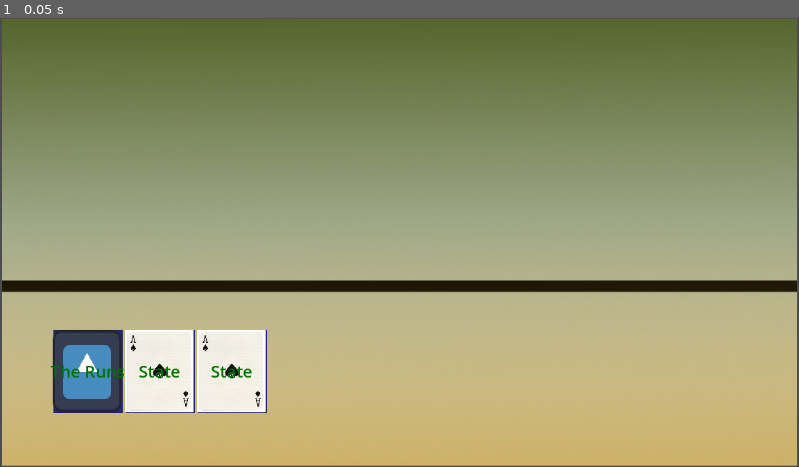
Above: before the commit, frame 1.
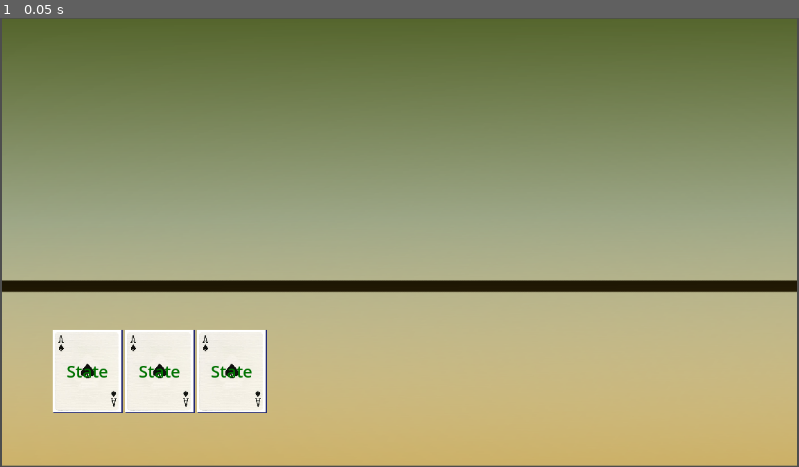
Above: after the commit, the same moment.

Repository: ConstantinBalan/excuse-me
Game: Godot game, scene res://Main Scenes/Apartment/apartment.tscn
Two runs of this game, one before a commit and one after it. Both use one fixed random seed, a clock stepped at 60 frames per second and the inputs below. The engine's default icon, where the game draws it, is replaced by a stand-in: a white triangle on a blue panel in a dark square.
Inputs:
- Up to frame 1 (0.05 s): no input

The runs differ from the first frame. In frame 1, 1.6% of the frame differs, in the area x 6-16%, y 69-88%.
Error before the commit: Invalid access to property or key 'card_texture' on a base object of type 'Nil'. (res://game_objects/card/card.gd:10)
Error after the commit: Invalid access to property or key 'card_texture' on a base object of type 'Nil'. (res://game_objects/card/card.gd:12)

Commit message:
Adding card stats, and card state machine

Diff:
--- a/Main Scenes/Apartment/apartment.tscn
+++ b/Main Scenes/Apartment/apartment.tscn
@@ -1,9 +1,8 @@
-[gd_scene load_steps=6 format=3 uid="uid://1lkvdd4df0p3"]
+[gd_scene load_steps=5 format=3 uid="uid://1lkvdd4df0p3"]
 
 [ext_resource type="Texture2D" uid="uid://ssd1xa30atqh" path="res://assets/Apartment.png" id="1_s7ihx"]
 [ext_resource type="PackedScene" uid="uid://dplixbn470yd7" path="res://hand_root.tscn" id="2_rhhlq"]
 [ext_resource type="PackedScene" uid="uid://c21huh347s2ug" path="res://game_objects/card/card_ui.tscn" id="3_xuagx"]
-[ext_resource type="Resource" uid="uid://dk6xa606gslde" path="res://Resources/card.tres" id="4_luspk"]
 
 [sub_resource type="RectangleShape2D" id="RectangleShape2D_s7ihx"]
 size = Vector2(1142, 377)
@@ -39,7 +38,6 @@
 
 [node name="CardUI" parent="EventUI/Hand_Root" instance=ExtResource("3_xuagx")]
 layout_mode = 2
-card_data = ExtResource("4_luspk")
 
 [node name="CardUI2" parent="EventUI/Hand_Root" instance=ExtResource("3_xuagx")]
 layout_mode = 2
--- /dev/null
+++ b/Resources/Card Types/GrandmaDied.tres
@@ -0,0 +1,12 @@
+[gd_resource type="Resource" script_class="CardStats" load_steps=3 format=3 uid="uid://cwwxiff6d7dgx"]
+
+[ext_resource type="Texture2D" uid="uid://luc5g73y5g8n" path="res://assets/card_background.jpg" id="1_qj3fs"]
+[ext_resource type="Script" uid="uid://disngqtd7hbjl" path="res://Resources/Resource Scripts/card_stats.gd" id="1_x1sab"]
+
+[resource]
+script = ExtResource("1_x1sab")
+card_texture = ExtResource("1_qj3fs")
+card_name = "Grandma Died"
+card_cost = 10
+card_type = 1
+metadata/_custom_type_script = "uid://disngqtd7hbjl"
--- /dev/null
+++ b/Resources/Card Types/TheRuns.tres
@@ -0,0 +1,9 @@
+[gd_resource type="Resource" script_class="CardStats" load_steps=3 format=3 uid="uid://dk6xa606gslde"]
+
+[ext_resource type="Texture2D" uid="uid://dmmtl3x0ndqn1" path="res://assets/icon.svg" id="1_2jnot"]
+[ext_resource type="Script" uid="uid://disngqtd7hbjl" path="res://Resources/Resource Scripts/card_stats.gd" id="2_d8c34"]
+
+[resource]
+script = ExtResource("2_d8c34")
+card_texture = ExtResource("1_2jnot")
+card_cost = 1
--- /dev/null
+++ b/Resources/Card Types/tired.tres
@@ -0,0 +1,7 @@
+[gd_resource type="Resource" script_class="CardStats" load_steps=2 format=3 uid="uid://dgesk4vmcuq46"]
+
+[ext_resource type="Script" uid="uid://disngqtd7hbjl" path="res://Resources/Resource Scripts/card_stats.gd" id="1_wusvc"]
+
+[resource]
+script = ExtResource("1_wusvc")
+metadata/_custom_type_script = "uid://disngqtd7hbjl"
--- a/Resources/Resource Scripts/card_stats.gd
+++ b/Resources/Resource Scripts/card_stats.gd
@@ -1,9 +1,15 @@
 class_name CardStats
 extends Resource
 
+## The image for the card
 @export var card_texture: Texture2D
 
-@export var card_name := "Card Name"
-@export var card_cost := 2
+## The card name
+@export var card_name : String
 
-@export var card_type := ""
+## The card cost is the amount of points that the card will take up in the deck
+@export_range(1,10,1) var card_cost : int
+
+
+## The card type determines which type of event the card is most effective against
+@export var card_type : CardType.card_type
--- /dev/null
+++ b/Resources/Resource Scripts/card_type.gd
@@ -0,0 +1,4 @@
+class_name CardType
+extends Resource
+
+enum card_type {FRIENDS, FAMILY, WORK}
--- a/Resources/card.tres
+++ /dev/null
@@ -1,11 +0,0 @@
-[gd_resource type="Resource" script_class="CardStats" load_steps=3 format=3 uid="uid://dk6xa606gslde"]
-
-[ext_resource type="Texture2D" uid="uid://dmmtl3x0ndqn1" path="res://assets/icon.svg" id="1_yu4vl"]
-[ext_resource type="Script" uid="uid://disngqtd7hbjl" path="res://Resources/Resource Scripts/card_stats.gd" id="2_qbrfv"]
-
-[resource]
-script = ExtResource("2_qbrfv")
-card_texture = ExtResource("1_yu4vl")
-card_name = "The Runs"
-card_cost = 5
-card_type = "Body"
--- a/autoloads/game_manager.gd
+++ b/autoloads/game_manager.gd
@@ -1,3 +1 @@
 extends Node
-
-enum event_type {FAMILY, FRIENDS, WORK}
--- a/game_objects/card/card.gd
+++ b/game_objects/card/card.gd
@@ -6,6 +6,8 @@
 
 @export var card_data: CardStats
 
+signal reparent_requested(which_card_ui: Card)
+
 func _ready():
 	card_image.texture = card_data.card_texture
 	card_name.text = card_data.card_name
--- /dev/null
+++ b/game_objects/card/card_base_state.gd
@@ -0,0 +1 @@
+extends CardState
--- /dev/null
+++ b/game_objects/card/card_states/card_state.gd
@@ -0,0 +1,28 @@
+class_name CardState
+extends Node
+
+enum State {BASE, CLICKED, DRAGGING, AIMING, RELEASED}
+
+signal transition_requested(from: CardState, to: State)
+
+@export var state: State
+
+var card_ui: Card
+
+func enter() -> void:
+	pass
+
+func exit() -> void:
+	pass
+
+func on_input(_event: InputEvent) -> void:
+	pass
+
+func on_gui_input(_event: InputEvent) -> void:
+	pass
+
+func on_mouse_entered() -> void:
+	pass
+
+func on_mouse_exited() -> void:
+	pass
--- /dev/null
+++ b/game_objects/card/card_states/card_state_machine.gd
@@ -0,0 +1,48 @@
+class_name CardStateMachine
+extends Node
+
+@export var initial_state: CardState
+
+var current_state: CardState
+var states := {}
+
+func init(card: Card) -> void:
+	for child in get_children():
+		if child is CardState:
+			states[child.state] = child
+			child.transition_requested.connect(_on_transition_requested)
+			child.card_ui = card
+
+	if initial_state:
+		initial_state.enter()
+		current_state = initial_state
+
+func on_input(event: InputEvent) -> void:
+	if current_state:
+		current_state.on_input(event)
+
+func on_gui_input(event: InputEvent) -> void:
+	if current_state:
+		current_state.on_gui_input(event)
+
+func on_mouse_entered() -> void:
+	if current_state:
+		current_state.on_mouse_entered()
+
+func on_mouse_exited() -> void:
+	if current_state:
+		current_state.on_mouse_exited()
+
+func _on_transition_requested(from: CardState, to: CardState.State) -> void:
+	if from != current_state:
+		return
+
+	var new_state: CardState = states[to]
+	if not new_state:
+		return
+
+	if current_state:
+		current_state.exit()
+
+	new_state.enter()
+	current_state = new_state
--- a/game_objects/card/card_ui.tscn
+++ b/game_objects/card/card_ui.tscn
@@ -1,8 +1,10 @@
-[gd_scene load_steps=5 format=3 uid="uid://c21huh347s2ug"]
+[gd_scene load_steps=7 format=3 uid="uid://c21huh347s2ug"]
 
 [ext_resource type="Theme" uid="uid://d0o27aa6brcpc" path="res://Themes/main_theme.tres" id="1_f17eu"]
 [ext_resource type="Script" uid="uid://c8nrsphpohsrr" path="res://game_objects/card/card.gd" id="2_4pa57"]
 [ext_resource type="Texture2D" uid="uid://luc5g73y5g8n" path="res://assets/card_background.jpg" id="2_na8y8"]
+[ext_resource type="Script" uid="uid://dy0rmwppjmfyb" path="res://game_objects/card/card_states/card_state_machine.gd" id="4_qvuhk"]
+[ext_resource type="Script" uid="uid://lgxjph8xisln" path="res://game_objects/card/card_states/card_state.gd" id="5_q34kd"]
 
 [sub_resource type="RectangleShape2D" id="RectangleShape2D_f17eu"]
 size = Vector2(100, 120)
@@ -61,3 +63,21 @@
 [node name="CollisionShape2D" type="CollisionShape2D" parent="DropPointDetector"]
 position = Vector2(50, 60)
 shape = SubResource("RectangleShape2D_f17eu")
+
+[node name="CardStateMachine" type="Node" parent="."]
+script = ExtResource("4_qvuhk")
+
+[node name="CardBaseState" type="Node" parent="CardStateMachine"]
+script = ExtResource("5_q34kd")
+
+[node name="CardClickedState" type="Node" parent="CardStateMachine"]
+script = ExtResource("5_q34kd")
+state = 1
+
+[node name="CardDraggingState" type="Node" parent="CardStateMachine"]
+script = ExtResource("5_q34kd")
+state = 2
+
+[node name="CardReleasedState" type="Node" parent="CardStateMachine"]
+script = ExtResource("5_q34kd")
+state = 4
--- a/game_objects/day_manager/day_manager.gd
+++ b/game_objects/day_manager/day_manager.gd
@@ -39,5 +39,6 @@
 		"Friday":
 			print("It's Monday")
 
+
 func play_event(events: Array[Event]):
 	pass
--- a/hand.gd
+++ b/hand.gd
@@ -6,7 +6,8 @@
 @onready var hand = %Hand
 
 func _ready():
-	add_5_cards()
+	pass
+	#add_5_cards()
 
 func add_5_cards() -> void:
 	for _x in 5:
Not shown, added: Resources/Resource Scripts/card_type.gd.uid
Not shown, added: game_objects/card/card_base_state.gd.uid
Not shown, added: game_objects/card/card_states/card_state.gd.uid
Not shown, added: game_objects/card/card_states/card_state_machine.gd.uid
Renamed: game_objects/event/event.gd -> game_objects/event.gd
Renamed: game_objects/event/event.gd.uid -> game_objects/event.gd.uid
